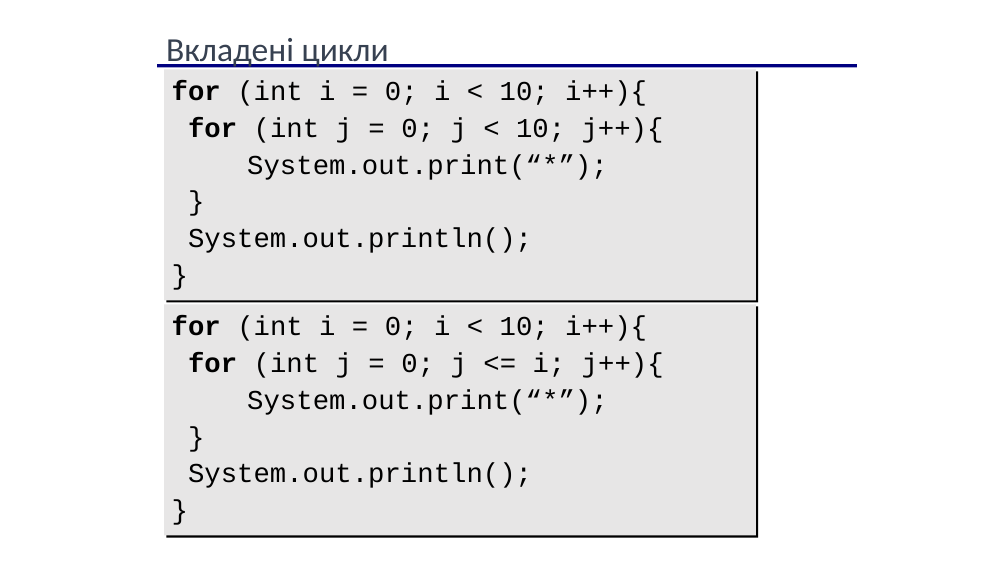
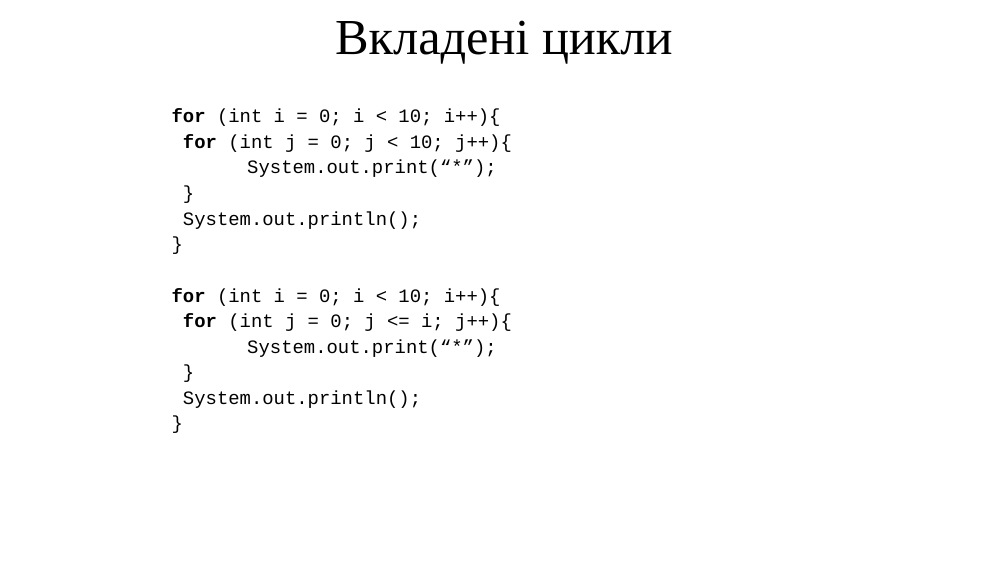
Before and after one commit to arg3ntuum/JavaCourse, a slide deck: slide 15 of Java Урок 5 for while.pptx. Drawn at 1008x567 pixels with LibreOffice and Linux fonts; fonts in the diff are those of the drawing. Boxes give left, top, right and bottom in pixels: in the first picture for what was removed or moved away, otherwise in the second. Text is boxed around its words. In the diff, an @@ line names an element or a change of style, - is before the commit and + after.

```diff
--- a/Java Урок 5 for while.pptx
+++ b/Java Урок 5 for while.pptx
@@ text "Вкладені цикли": place and size @@
-text "Вкладені цикли" at [166, 38, 389, 68]
+text "Вкладені цикли" at [335, 20, 672, 64]
@@ text "Вкладені цикли" at [335, 20, 672, 64]: size 32 to 48 pt, font Calibri to Times New Roman, text colour #374151 to #000000; alignment left to centre; more space between paragraphs @@
@@ line removed from (157, 66) to (858, 66) @@
@@ text "for (int i = 0; ...": place and size @@
-text "for (int i = 0; ..." at [164, 70, 756, 301]
+text "for (int i = 0; ..." at [172, 109, 512, 229]
@@ text "for (int i = 0; ..." at [172, 109, 512, 229]: size 26 to 18 pt; less space between paragraphs; fill #E7E6E6 to none; shadow off @@
@@ text "for (int i = 0; ..." at [172, 289, 512, 408]: size 26 to 18 pt; less space between paragraphs; fill #E7E6E6 to none; shadow off @@
@@ text "for (int i = 0; ...": place and size @@
-text "for (int i = 0; ..." at [164, 305, 756, 536]
+text "for (int i = 0; ..." at [172, 289, 512, 408]
```
Also in this commit, not shown: 17 other slides changed, 36 other files.
